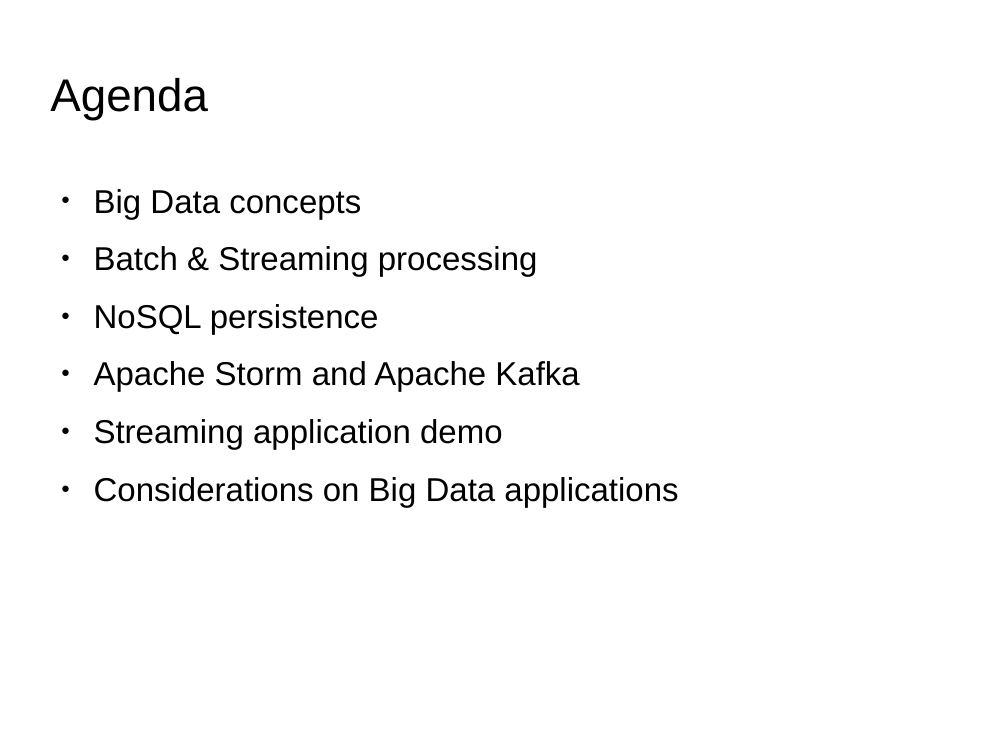
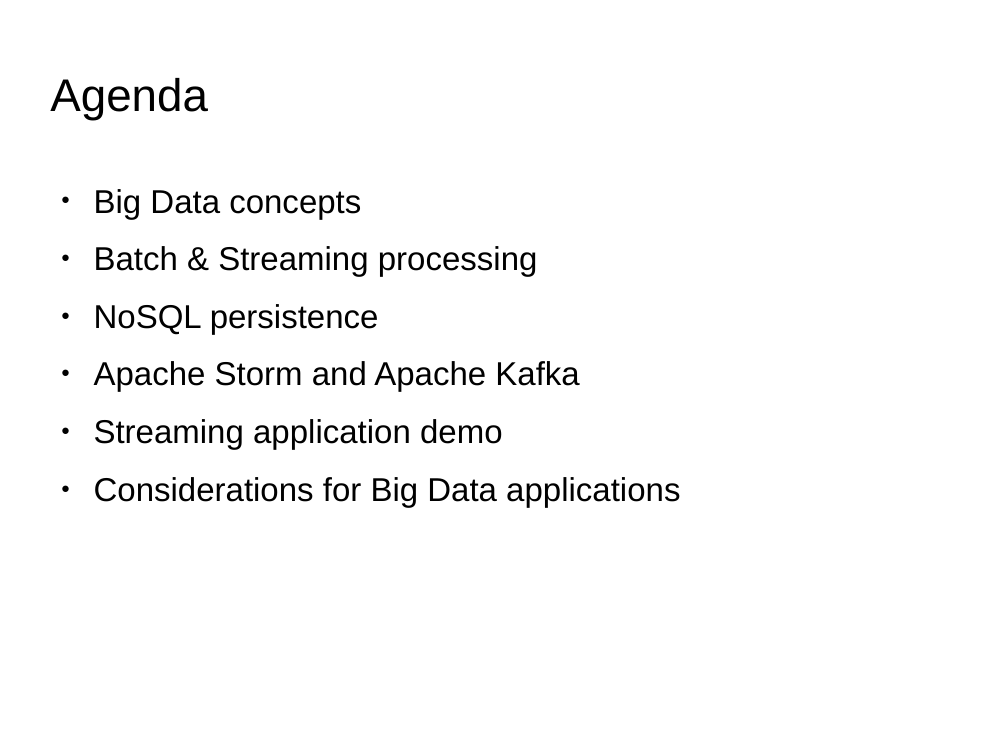
Before and after one commit to qiozas/Documents, a slide deck: slide 2 of fosscomm-2016/Big Data Streaming - FOSSCOMM 2016.odp. Drawn at 1008x756 pixels with LibreOffice and Linux fonts; fonts in the diff are those of the drawing; background and template pictures are left out. Boxes give left, top, right and bottom in pixels: in the first picture for what was removed or moved away, otherwise in the second. Text is boxed around its words. In the diff, an @@ line names an element or a change of style, - is before the commit and + after.

```diff
--- a/fosscomm-2016/Big Data Streaming - FOSSCOMM 2016.odp
+++ b/fosscomm-2016/Big Data Streaming - FOSSCOMM 2016.odp
@@ text at box(94, 477, 680, 507): text changed @@
-● Considerations on Big Data applications
+● Considerations for Big Data applications
```
Also in this commit, not shown: 7 other slides changed, 2 slides added, 1 slide removed, 1 other file.
